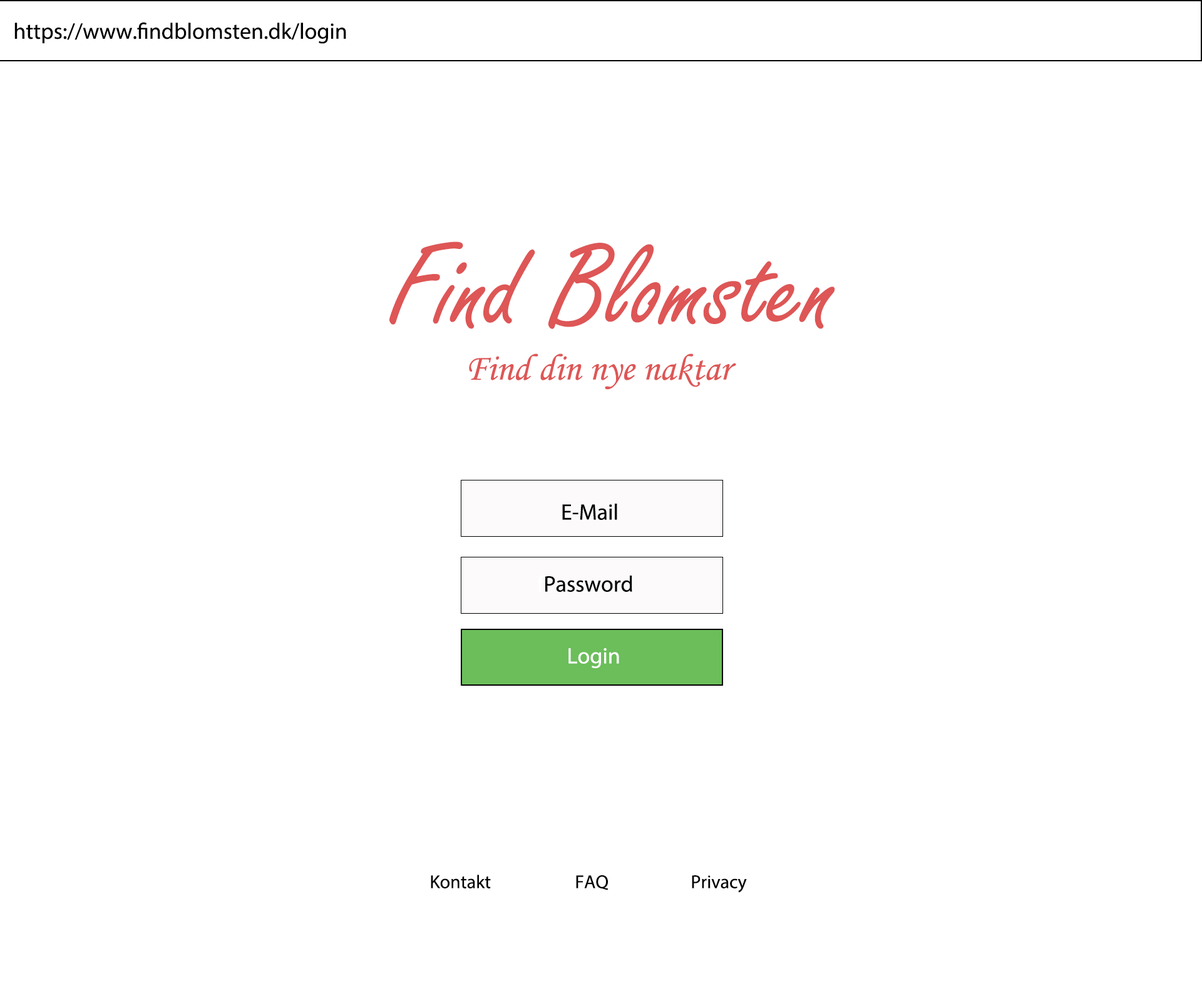
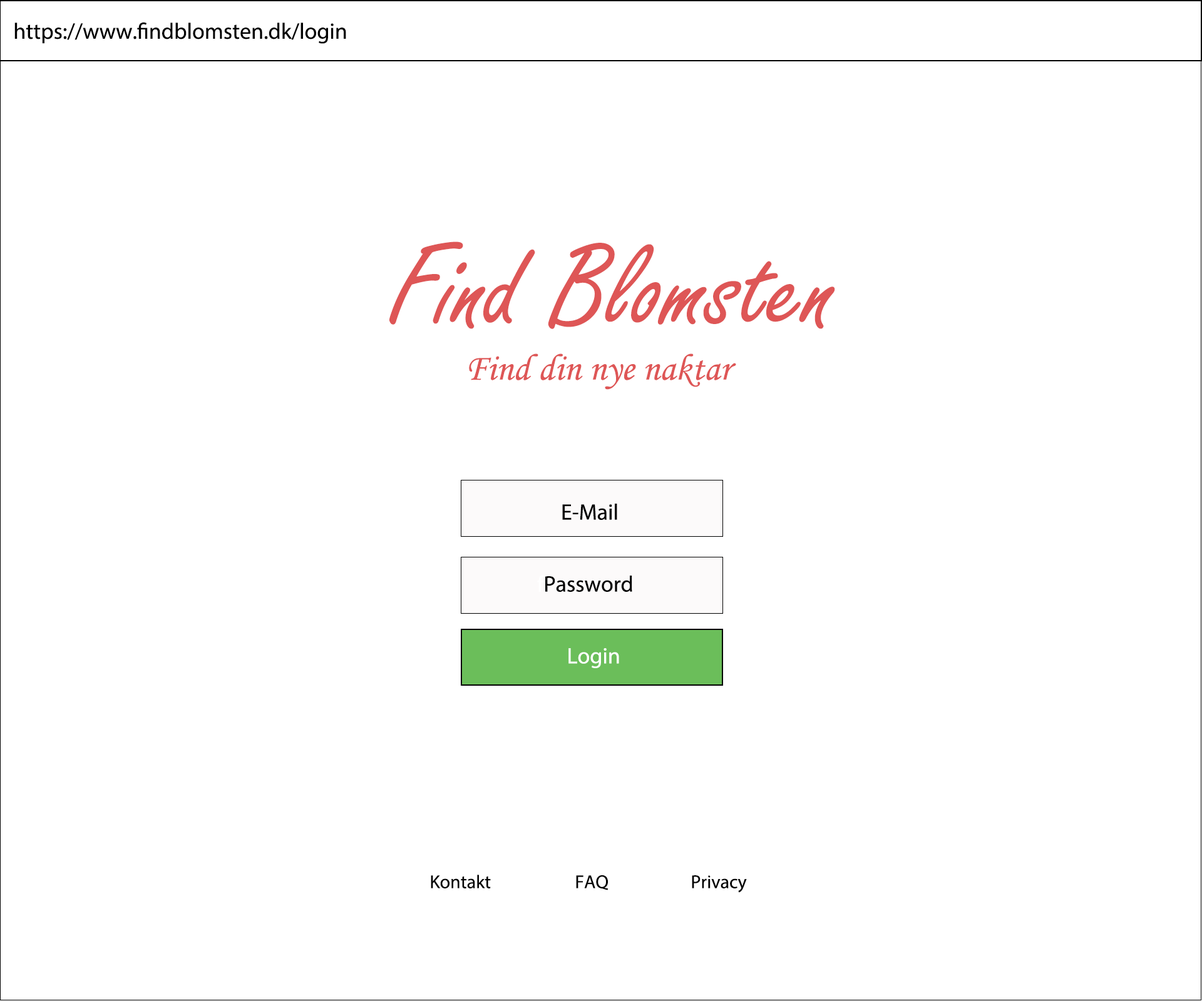
The second 1202 × 1001 image is a revision of the first. Changes to its layers:
added layer "Rectangle 1" (1st of 2, in "Artboard 1" › "Body" › "Header") in group "Header" over [0, 1, 1202, 1001]
